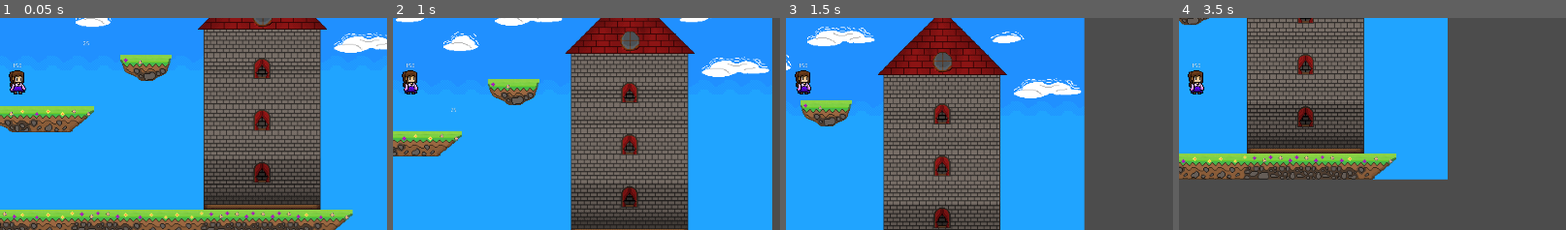
Above: before the commit, frames 1-4 (left to right).
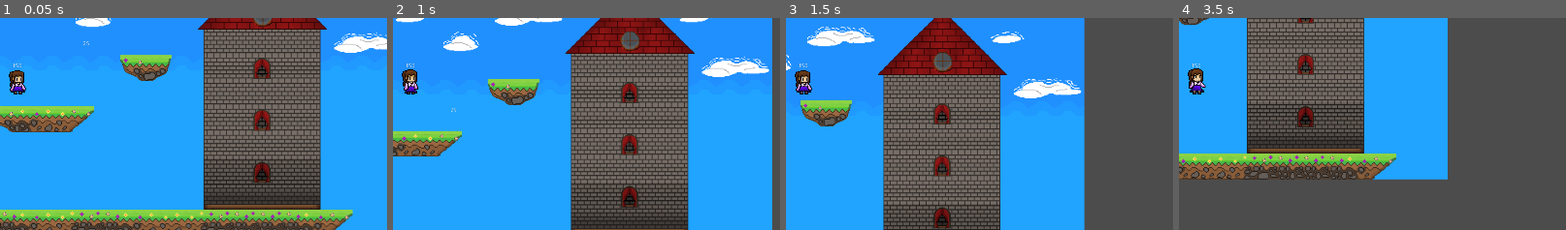
Above: after the commit, the same moments.

Repository: JennyJTG/GodotGameProject
Game: Godot game, scene res://Main.tscn
Same seed, same stepped clock (60 frames per second), same inputs: the game is played once before the commit and once after it.
Inputs:
- Up to frame 1 (0.05 s): no input
- Up to frame 2 (1 s): tap Enter (start_game) at 0.5, 0.6 s; hold D (move_right) from 0.53 s (still down); tap Space (jump) at 0.77 s
- Up to frame 3 (1.5 s): keep holding D (move_right); tap Enter (start_game) at 1.35 s
- Up to frame 4 (3.5 s): tap Space (jump) at 1.52, 3.02 s; release D (move_right) at 2.03 s; hold A (move_left) 2.03-2.78 s; tap Enter (start_game) at 2.1, 2.85 s; hold D (move_right) from 2.78 s (still down)
The pictures show only the part of the screen within x 48-98%, y 36-86%; the shares and areas given below are measured in that part.

Frame 1 is identical in both runs. In frame 2, 0.1% of the frame differs, in the area x 2-7%, y 24-37%; in frame 3, 0.1%; in frame 4, 0.3%, in the area x 2-8%, y 23-36%.

Commit message:
Fixed duplicate code

Diff:
--- a/gameJamButCooler/player/Player.gd
+++ b/gameJamButCooler/player/Player.gd
@@ -41,12 +41,6 @@
     if abs(move) < ACCELERATION * 0.1:
         velocity.x = move_toward(velocity.x, 0, FRICTION * delta)
     else:
-        $AnimatedSprite.animation = "walk"
-    if abs(move) < ACCELERATION * 0.1:
-        velocity.x = move_toward(velocity.x, 0, FRICTION * delta)
-        $AnimatedSprite.set_frame(0)
-        $AnimatedSprite.stop()
-    else:
         $AnimatedSprite.flip_h = velocity.x < 0
         var acceleration = move * delta
         if velocity.x * move < 0:
